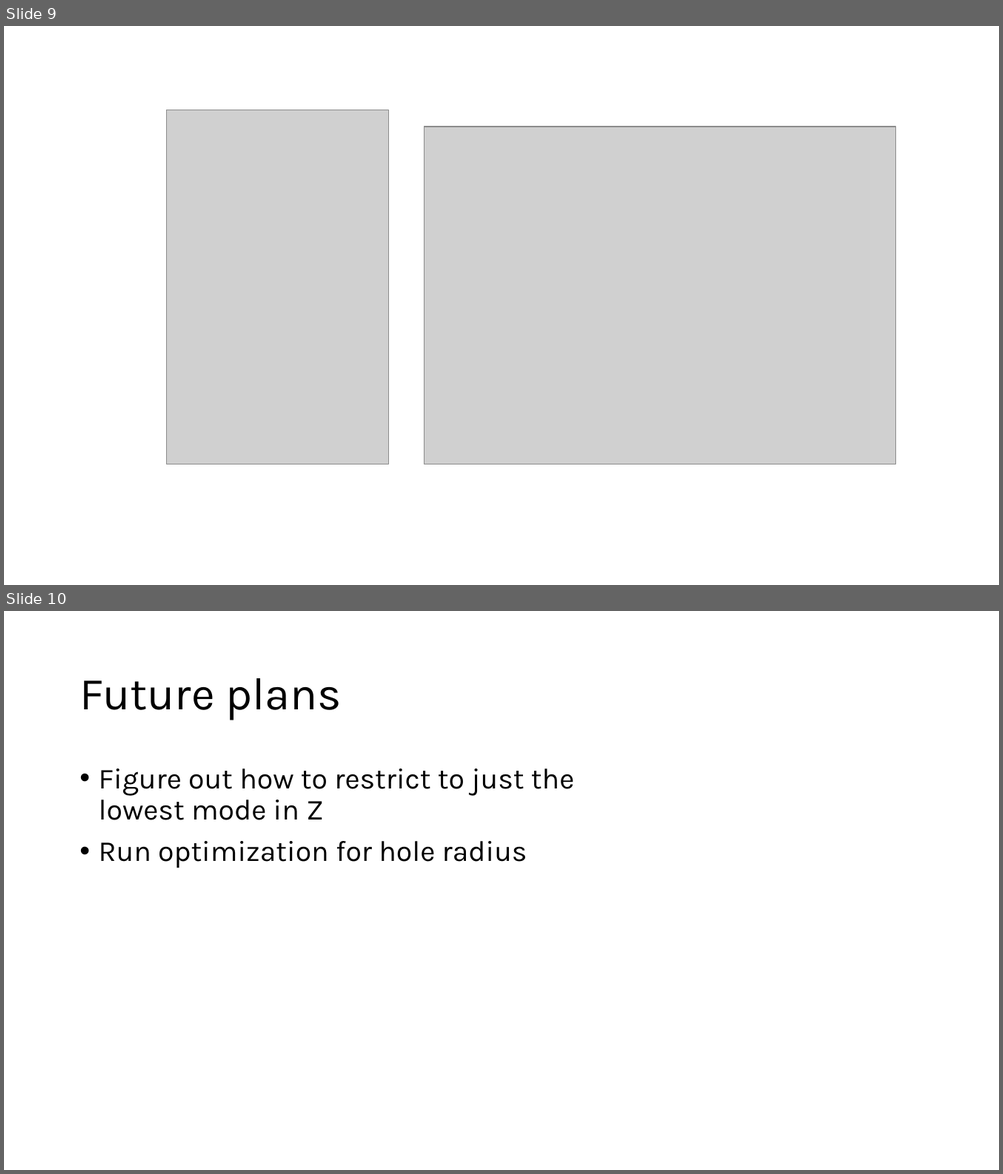
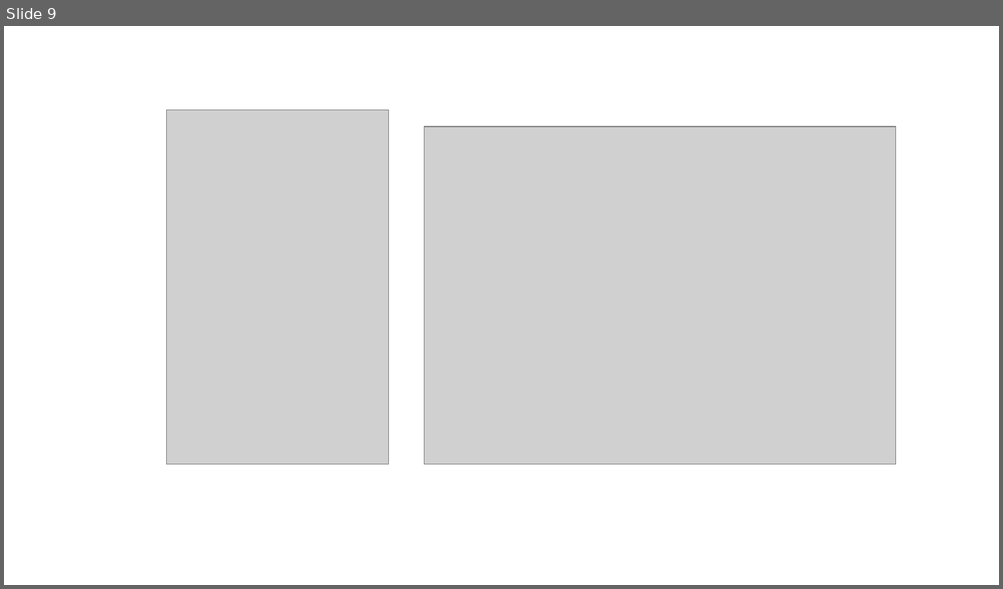
Before and after one commit to jgezelter/ImgDiff, a slide deck: ImgDiff presentation updates.pptx. Shown one above the other, each under a label of ours: slides 9 and 10 before the commit, slide 9 after it. The pictures are 1003x1174 and 1003x589 pixels, drawn with LibreOffice and Linux fonts; fonts in the diff are those of the drawing; grey boxes stand for pictures. Boxes give left, top, right and bottom in pixels: in the first picture for what was removed or moved away, otherwise in the second. Text is boxed around its words. In the diff, an @@ line names an element or a change of style, - is before the commit and + after.

```diff
--- a/ImgDiff presentation updates.pptx
+++ b/ImgDiff presentation updates.pptx
@@ slide 10 removed at (4,611,999,1170), background #FFFFFF @@
@@ title removed at (79,678,341,721) @@
-Future plans
@@ text removed at (99,769,574,869) @@
-• Figure out how to restrict to just the lowest mode in Z
-• Run optimization for hole radius
```
Also in this commit, not shown: 3 slides added, 5 other files.
